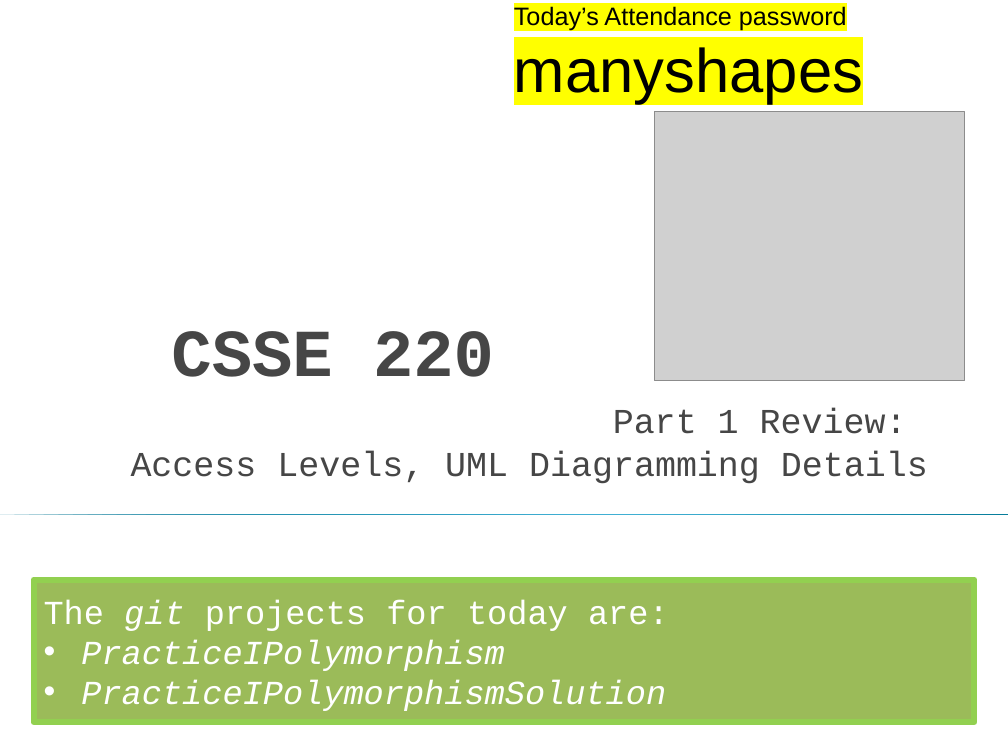
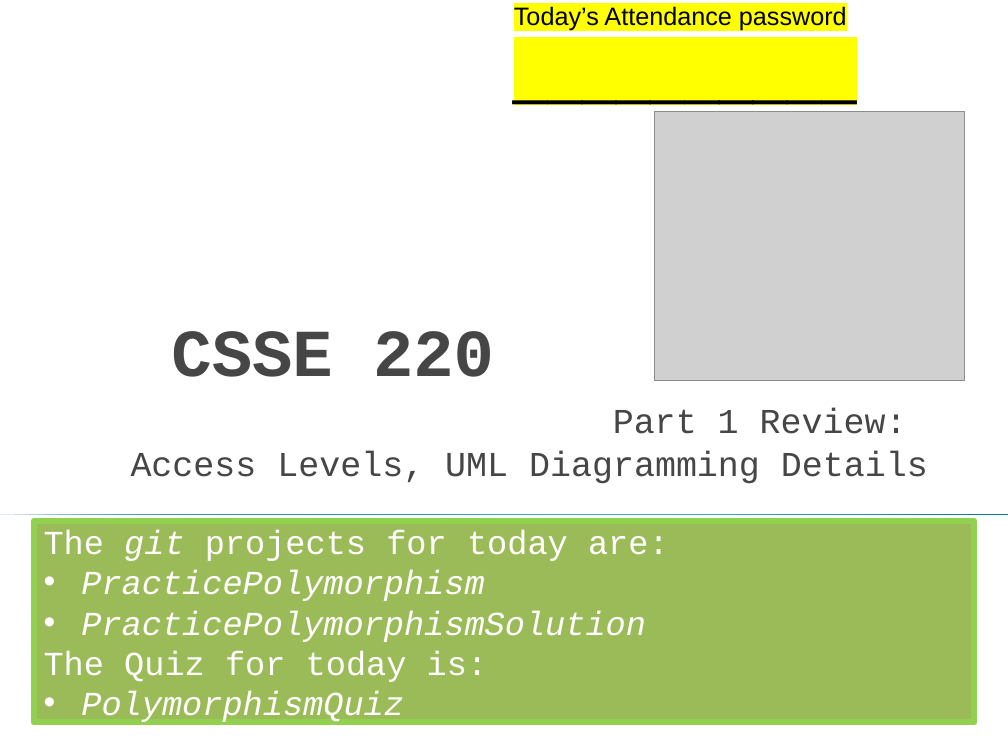
Before and after one commit to RHIT-CSSE/csse220, a slide deck: slide 1 of ClassMaterials/Polymorphism/Slides/Part1-Review.pptx. Drawn at 1008x756 pixels with LibreOffice and Linux fonts; fonts in the diff are those of the drawing; grey boxes stand for pictures. Boxes give left, top, right and bottom in pixels: in the first picture for what was removed or moved away, otherwise in the second. Text is boxed around its words. In the diff, an @@ line names an element or a change of style, - is before the commit and + after.

Commit message:
updating polymorphism slides

```diff
--- a/ClassMaterials/Polymorphism/Slides/Part1-Review.pptx
+++ b/ClassMaterials/Polymorphism/Slides/Part1-Review.pptx
@@ text at <box>514,47,863,104</box>: text changed @@
-manyshapes
+__________
@@ rectangle "The git projects for today ...": place and size @@
-rectangle "The git projects for today ..." at <box>33,580,974,723</box>
+rectangle "The git projects for today ..." at <box>33,521,974,723</box>
@@ text in rectangle at <box>44,570,646,722</box>: text changed @@
-• PracticeIPolymorphism
-• PracticeIPolymorphismSolution
+• PracticePolymorphism
+• PracticePolymorphismSolution
+The Quiz for today is:
+• PolymorphismQuiz
```
Also in this commit, not shown: 1 other file.
